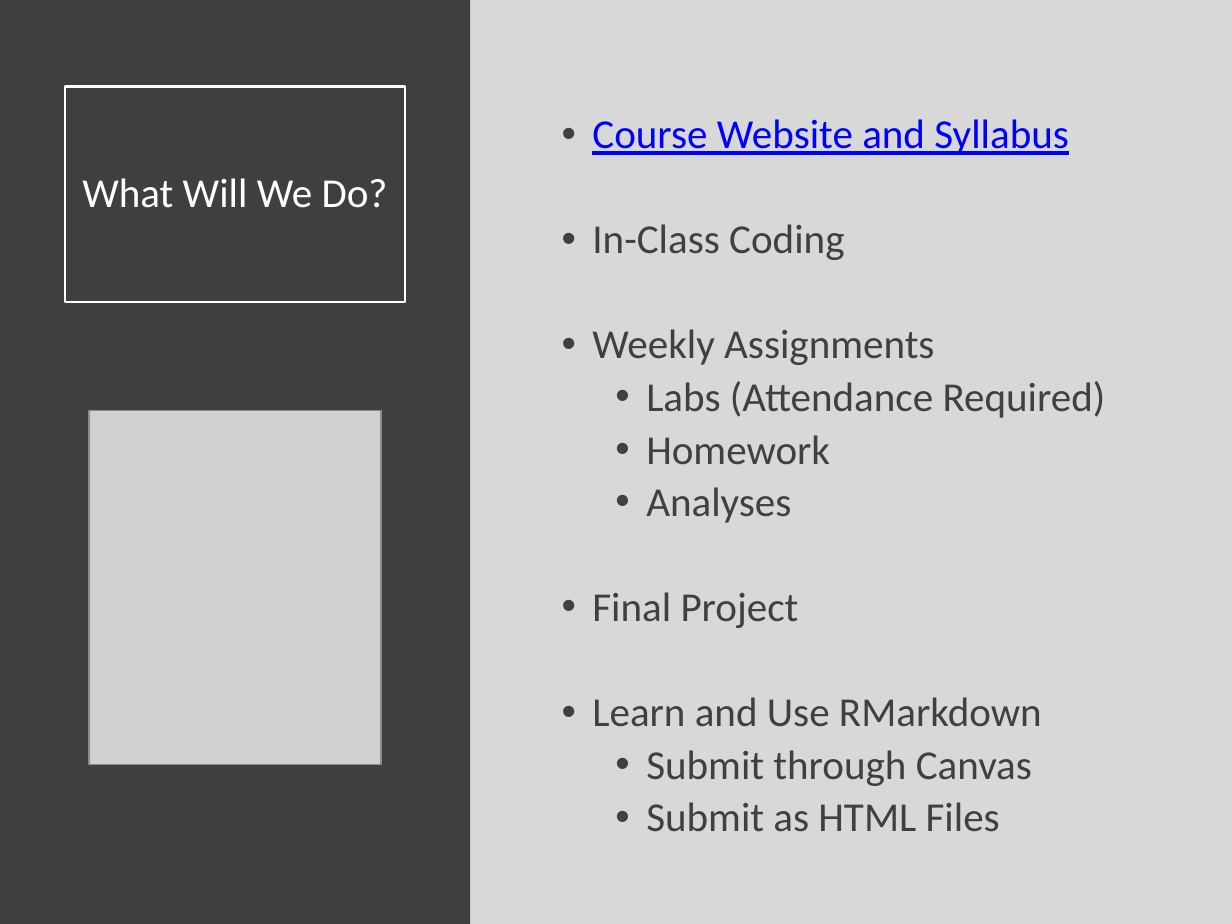
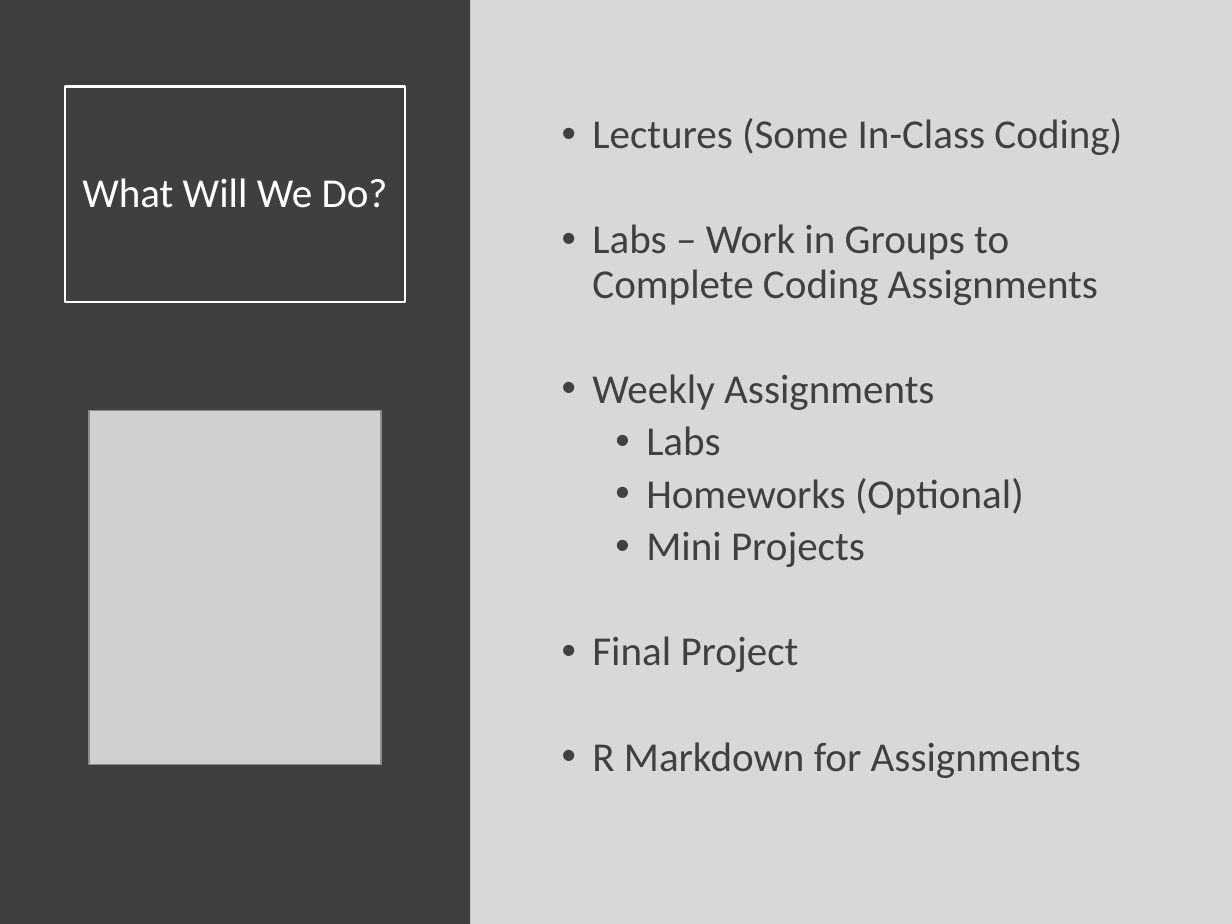
Before and after one commit to SuperMarioGiacomazzo/STOR320_WEBSITE, a slide deck: slide 6 of Lecture/Introduction/Intro_Lecture.pptx. Drawn at 1232x924 pixels with LibreOffice and Linux fonts; fonts in the diff are those of the drawing; grey boxes stand for pictures. Boxes give left, top, right and bottom in pixels: in the first picture for what was removed or moved away, otherwise in the second. Text is boxed around its words. In the diff, an @@ line names an element or a change of style, - is before the commit and + after.

```diff
--- a/Lecture/Introduction/Intro_Lecture.pptx
+++ b/Lecture/Introduction/Intro_Lecture.pptx
@@ text at (592,118,1122,305): text changed; text colour #0000FF to #404040 @@
-• Course Website and Syllabus
-• In-Class Coding
+• Lectures (Some In-Class Coding)
+• Labs – Work in Groups to Complete Coding Assignments
@@ text at (646,426,1024,567): text changed @@
-  • Labs (Attendance Required)
-  • Homework
-  • Analyses
+  • Labs
+  • Homeworks (Optional)
+  • Mini Projects
@@ text at (592,742,1081,778): text changed @@
-• Learn and Use RMarkdown
-  • Submit through Canvas
-  • Submit as HTML Files
+• R Markdown for Assignments
```
Also in this commit, not shown: 5 other slides changed, 1 slide added, 1 other file.
